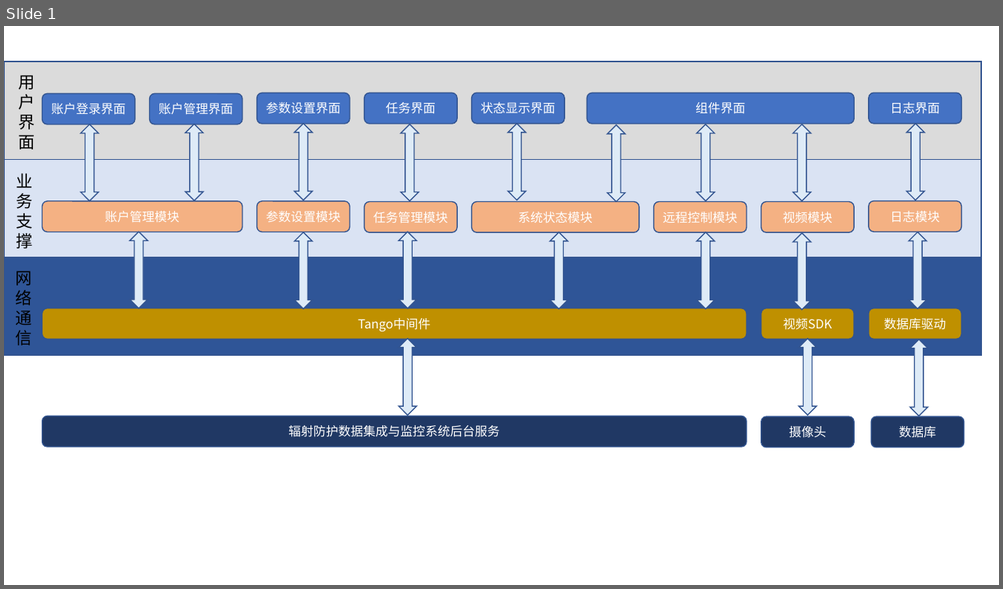
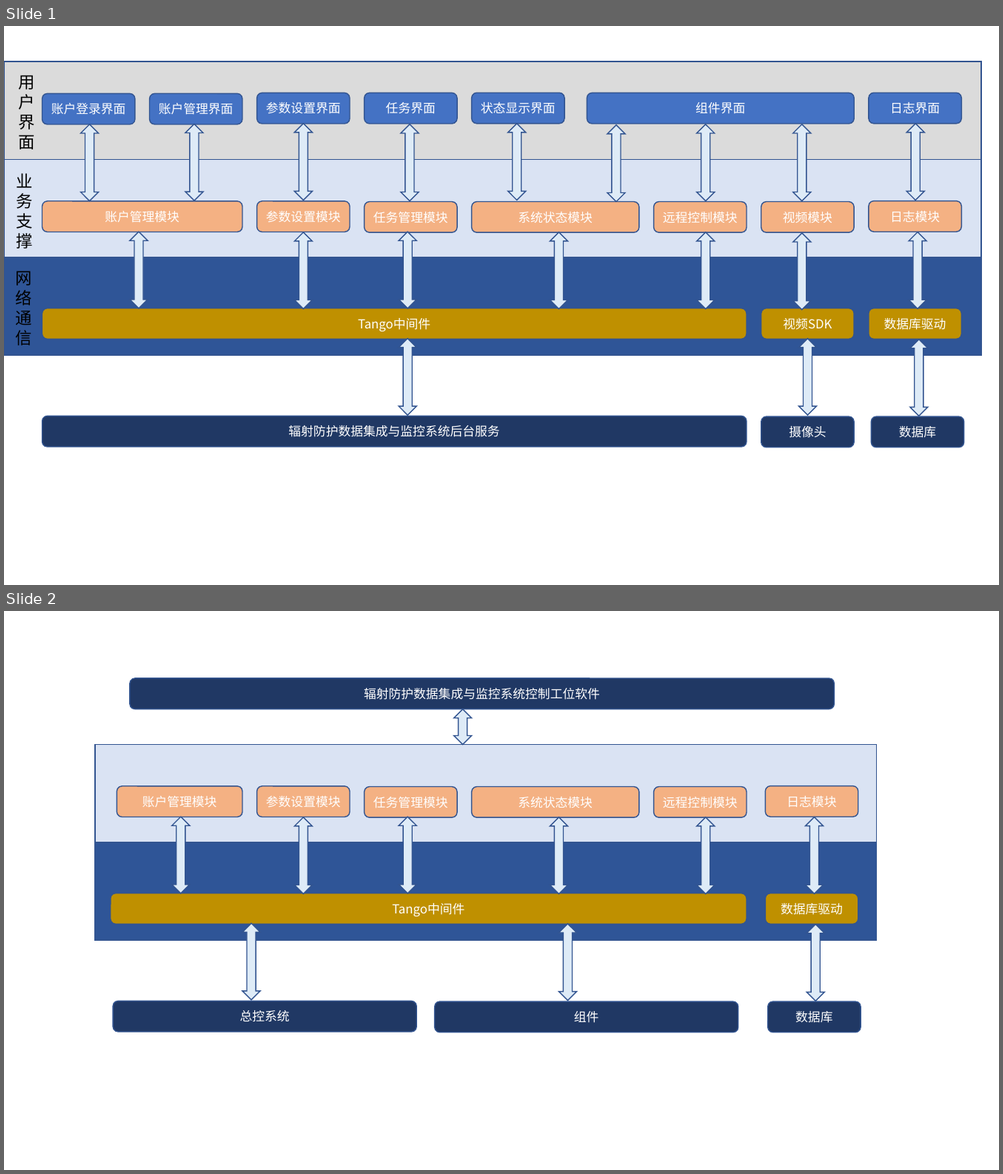
Before and after one commit to xiechongzhu/RadiationSystem, a slide deck: 项目文档/设计/Design.pptx. Shown one above the other, each under a label of ours: slide 1 before the commit, slides 1 and 2 after it. The pictures are 1003x589 and 1003x1174 pixels, drawn with LibreOffice and Linux fonts; fonts in the diff are those of the drawing. Boxes give left, top, right and bottom in pixels: in the first picture for what was removed or moved away, otherwise in the second. Text is boxed around its words. In the diff, an @@ line names an element or a change of style, - is before the commit and + after.

```diff
--- a/项目文档/设计/Design.pptx
+++ b/项目文档/设计/Design.pptx
@@ slide 2 added at bbox=[4, 611, 999, 1170], background #FFFFFF @@
@@ rounded rectangle added at bbox=[130, 678, 834, 709], fill #203864, outline #325491 1 pt, 12 pt, text #FFFFFF @@
+辐射防护数据集成与监控系统控制工位软件
@@ up down arrow added at bbox=[454, 709, 472, 744], fill #DEEBF7, outline #325491 1 pt @@
@@ up down arrow added at bbox=[559, 924, 577, 1001], fill #DEEBF7, outline #325491 1 pt @@
@@ group added at bbox=[95, 744, 876, 1033]: 10 rounded rectangles, 8 up down arrows, 2 rectangles @@
+账户管理模块
+参数设置模块
+任务管理模块
+远程控制模块
+系统状态模块
+日志模块
+Tango中间件
+数据库驱动
+总控系统
+数据库
@@ rounded rectangle added at bbox=[435, 1002, 738, 1033], fill #203864, outline #325491 1 pt, 12 pt, text #FFFFFF @@
+组件
```
Also in this commit, not shown: 3 other files.
